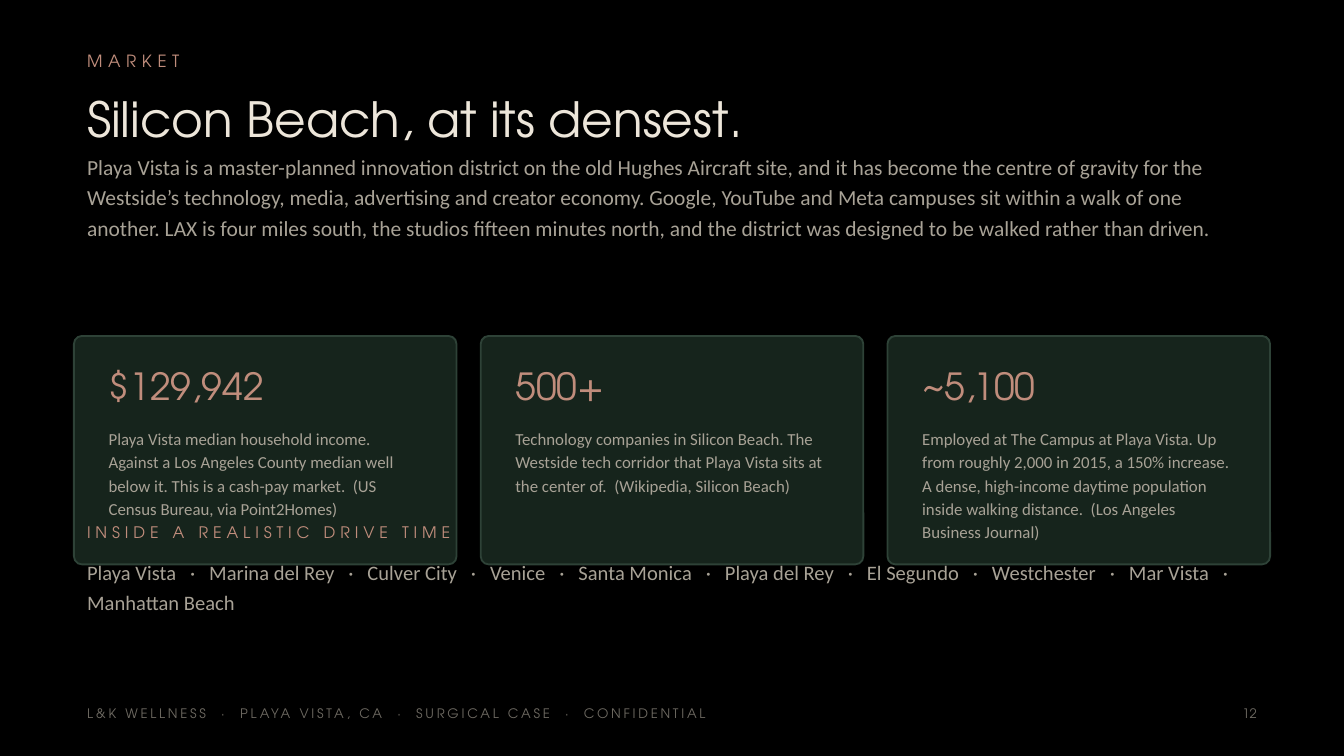
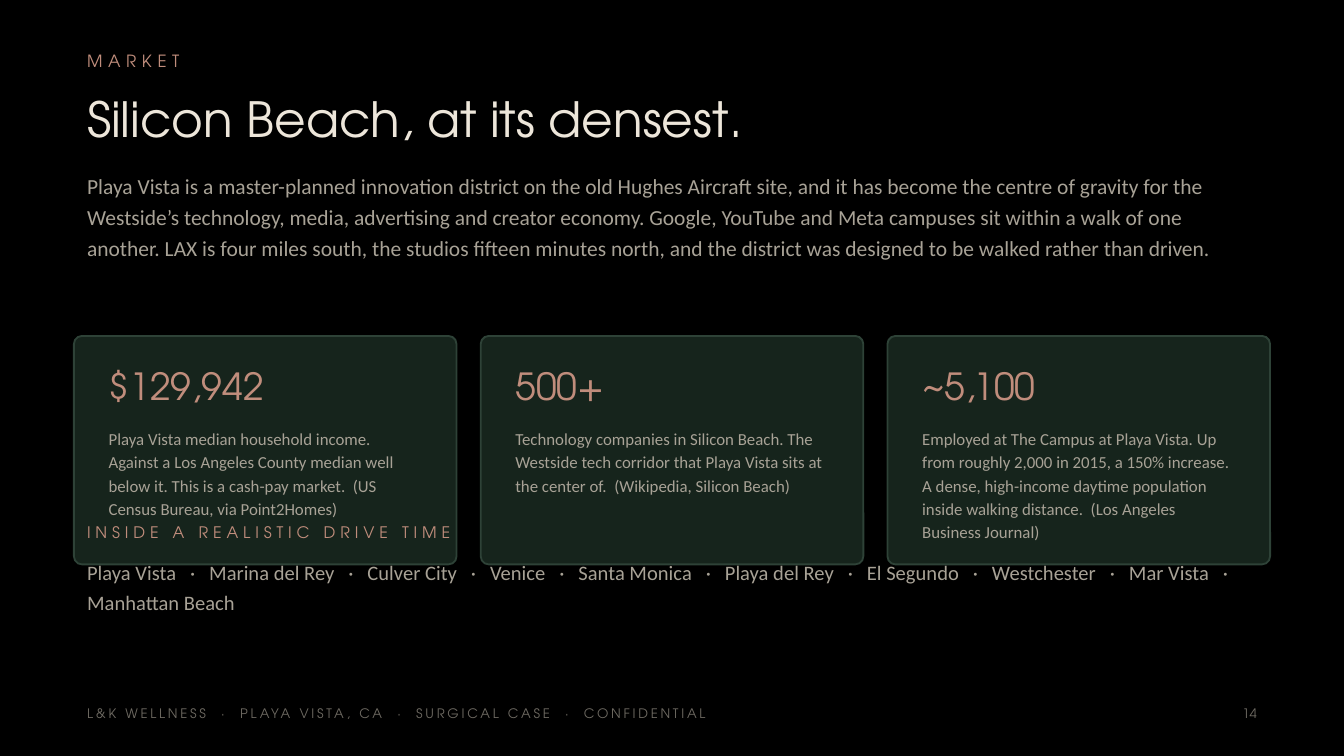
Before and after one commit to apexalpha811/lkwellness_OR, a slide deck: slide 14 of L-K-Wellness-Surgical-5.3M.pptx (slide 12 before the commit). Drawn at 1344x756 pixels with LibreOffice and Linux fonts; fonts in the diff are those of the drawing. Boxes give left, top, right and bottom in pixels: in the first picture for what was removed or moved away, otherwise in the second. Text is boxed around its words. In the diff, an @@ line names an element or a change of style, - is before the commit and + after.

```diff
--- a/L-K-Wellness-Surgical-5.3M.pptx
+++ b/L-K-Wellness-Surgical-5.3M.pptx
@@ text "Playa Vista is a master-planned ..." at bbox=[87, 179, 1210, 260]: vertical alignment middle to top @@
@@ text at bbox=[1242, 708, 1256, 718]: text changed @@
-12
+14
```
Also in this commit, not shown: 35 other slides changed, 6 slides added, 4 other files.
